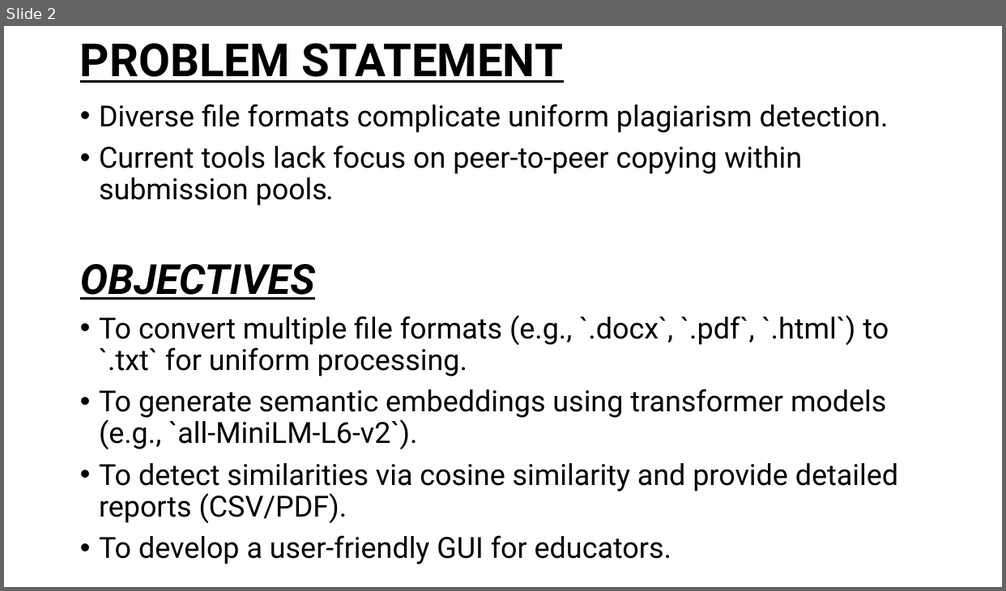
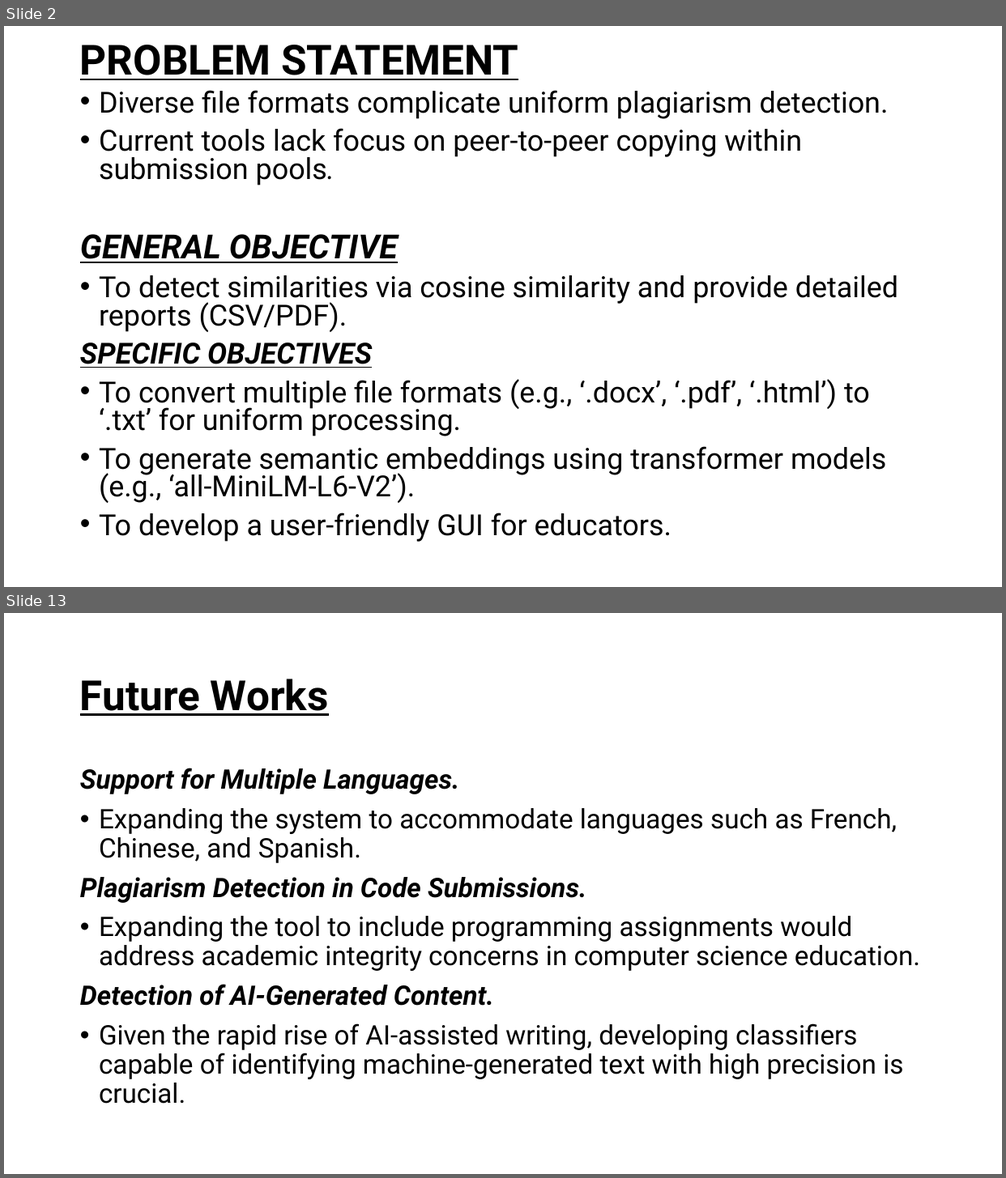
Before and after one commit to johnleshan/Plagiarism-Detector-Using-Sentence-Transformers, a slide deck: Documentation/Internal Plagiarism Detector.pptx. Shown one above the other, each under a label of ours: slide 2 before the commit, slides 2 and 13 after it; the slides between them are not shown. The pictures are 1006x591 and 1006x1178 pixels, drawn with LibreOffice and Linux fonts; fonts in the diff are those of the drawing. Boxes give left, top, right and bottom in pixels: in the first picture for what was removed or moved away, otherwise in the second. Text is boxed around its words. In the diff, an @@ line names an element or a change of style, - is before the commit and + after.

```diff
--- a/Documentation/Internal Plagiarism Detector.pptx
+++ b/Documentation/Internal Plagiarism Detector.pptx
@@ slide 13 added at bbox=[4, 613, 1002, 1174], background #FFFFFF @@
@@ title added at bbox=[80, 679, 329, 716], 40 pt, text #000000, bold, underline @@
+Future Works
@@ text added at bbox=[80, 768, 920, 1104], 25.9 pt, text #000000 @@
+Support for Multiple Languages.
+• Expanding the system to accommodate languages such as French, Chinese, and Spanish.
+Plagiarism Detection in Code Submissions.
+• Expanding the tool to include programming assignments would address academic integrity concerns in computer science education.
+Detection of AI-Generated Content.
+• Given the rapid rise of AI-assisted writing, developing classifiers capable of identifying machine-generated text with high precision is crucial.
@@ slide 2 changed as well @@
@@ title "PROBLEM STATEMENT" at bbox=[80, 45, 518, 80]: size 44 to 40 pt @@
@@ text "Diverse file formats complicate uniform ...": place and size @@
-text "Diverse file formats complicate uniform ..." at bbox=[80, 104, 898, 565]
+text "Diverse file formats complicate uniform ..." at bbox=[80, 90, 898, 542]
@@ text at bbox=[99, 90, 898, 542]: line spacing 0.9 to 0.8 @@
@@ text at bbox=[80, 234, 398, 263]: text changed; size 28 to 32 pt; bold on; italic on @@
-OBJECTIVES
-• To convert multiple file formats (e.g., `.docx`, `.pdf`, `.html`) to `.txt` for uniform processing.
-• To generate semantic embeddings using transformer models (e.g., `all-MiniLM-L6-v2`).
+GENERAL OBJECTIVE
@@ text at bbox=[80, 343, 886, 503]: paragraphs added @@
+SPECIFIC OBJECTIVES
+• To convert multiple file formats (e.g., ‘.docx’, ‘.pdf’, ‘.html’) to ‘.txt’ for uniform processing.
+• To generate semantic embeddings using transformer models (e.g., ‘all-MiniLM-L6-V2’).
```
Also in this commit, not shown: 1 other slide changed, 2 other slides added.
